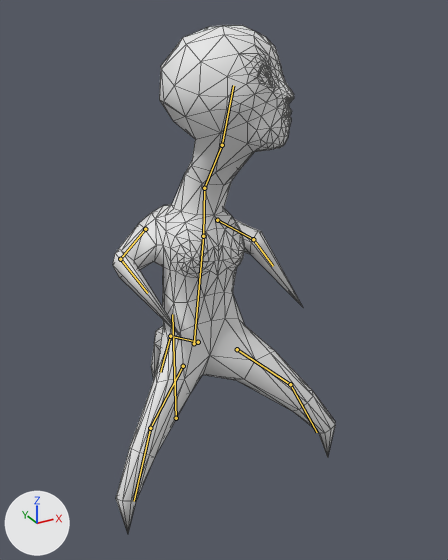
The glTF model dist/obj/botAnim.glb as it was, and as the next commit left it.
Before and after are seen from a camera (50 mm lens) standing at (-9.11, -20.93, 16.63) and looking at (1.03, -2.49, 7.41). The axes (+X, +Y, +Z) are drawn at lower left. The lights are the same throughout. Both versions are drawn at frame 14 of the action 'ArmatureAction'; the numbers are the values there. The bones that bend it are drawn over the model as lines. Mesh edges are drawn as thin lines.

Names of what the first picture shows: 'bot'.
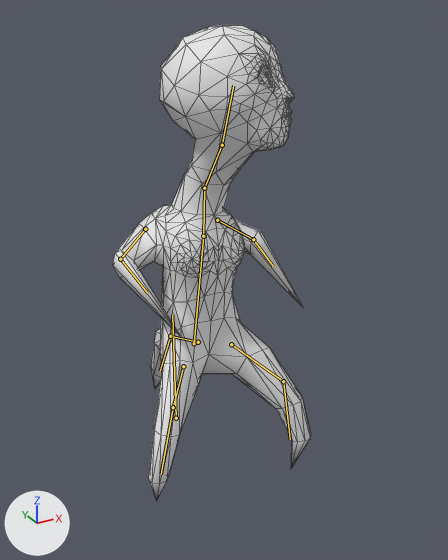
Edits to the scene script, one JSON object a line:
```json
{"block": "bone_bone_003", "where": "bone_bone_003 = bpy.data.objects['Armature'].pose.bones['Bone.003']  # child of 'Bone'"}
{"op": "set", "path": "bone_bone_003.location", "old": "(-0.66, 0.36, 0.0)", "new": "(-0.68, 0.37, 0.0)"}
{"op": "set", "path": "bone_bone_003.rotation_quaternion", "old": "(1.0, 0.0, 0.0, 0.0)", "new": "(0.946, 0.152, 0.044, 0.283)", "note": "degrees (0, 0, 0) -> degrees (18, 0, 33)"}
{"block": "bone_bone_004", "where": "bone_bone_004 = bpy.data.objects['Armature'].pose.bones['Bone.004']  # child of 'Bone.003'"}
{"op": "set", "path": "bone_bone_004.rotation_quaternion", "old": "(1.0, 0.0, 0.0, 0.0)", "new": "(0.882, -0.284, -0.107, -0.34)", "note": "degrees (0, 0, 0) -> degrees (-28, -23, -36)"}
{"block": "bone_bone_006", "where": "bone_bone_006 = bpy.data.objects['Armature'].pose.bones['Bone.006']  # child of 'Bone'"}
{"op": "set", "path": "bone_bone_006.location", "old": "(0.76, 0.43, 0.0)", "new": "(0.37, 0.21, 0.0)"}
{"op": "set", "path": "bone_bone_006.rotation_quaternion", "old": "(1.0, 0.0, 0.0, 0.0)", "new": "(0.988, -0.012, 0.056, -0.044)", "note": "degrees (0, 0, 0) -> degrees (-2, 6, -5)"}
{"block": "bone_bone_007", "where": "bone_bone_007 = bpy.data.objects['Armature'].pose.bones['Bone.007']  # child of 'Bone.006'"}
{"op": "set", "path": "bone_bone_007.rotation_quaternion", "old": "(1.0, 0.0, 0.0, 0.0)", "new": "(0.972, -0.183, -0.001, -0.003)", "note": "degrees (0, 0, 0) -> degrees (-21, 0, 0)"}
```

Boxes [x1, y1, x2, y2] around the edits, measured in the pictures (448 x 560 px):
```json
{"object": "bot", "change": "posed", "before": [113, 25, 335, 533], "after": [113, 25, 311, 501], "on screen": "11% narrower, 6% shorter"}
{"bone": "Bone.003", "before": "(183, 366) to (150, 428)", "after": "(183, 366) to (173, 407)"}
{"bone": "Bone.004", "before": "(150, 428) to (134, 501)", "after": "(173, 407) to (161, 474)"}
{"bone": "Bone.006", "before": "(237, 349) to (290, 384)", "after": "(231, 344) to (283, 381)"}
{"bone": "Bone.007", "before": "(290, 384) to (317, 432)", "after": "(283, 381) to (290, 439)"}
```
